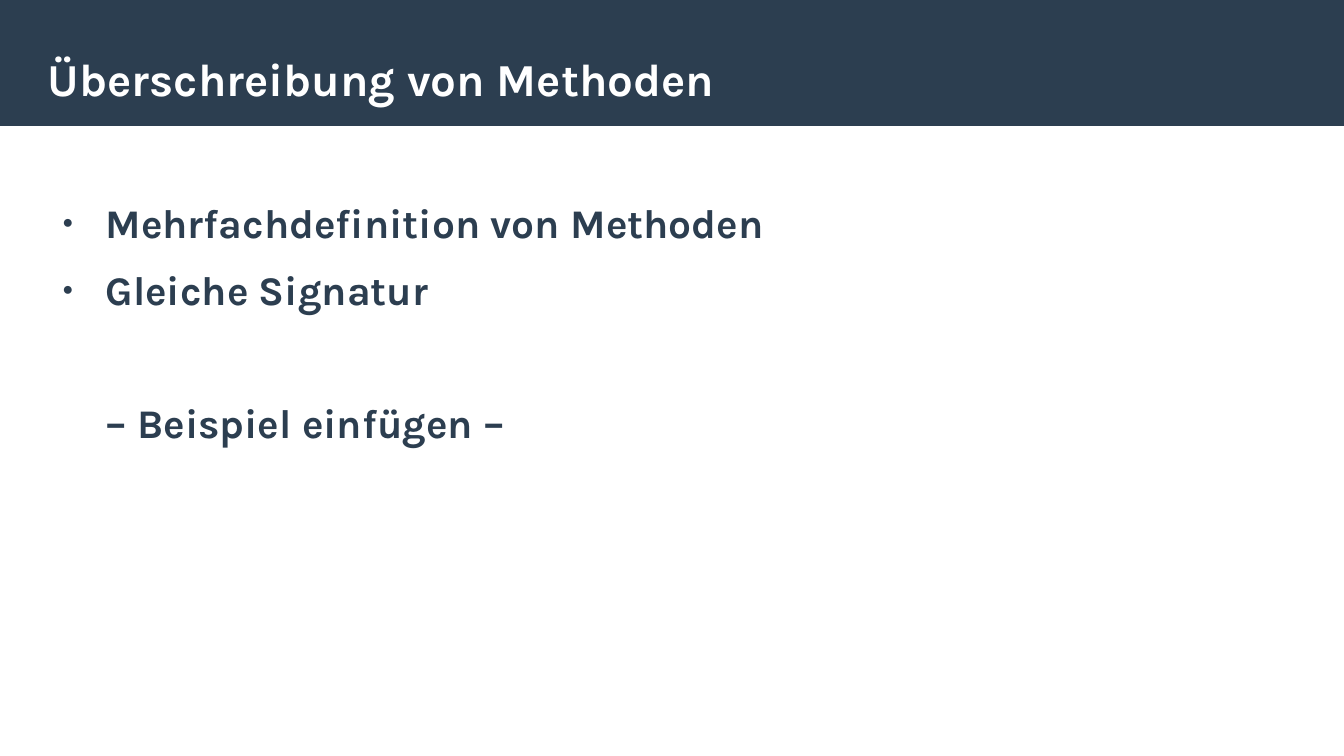
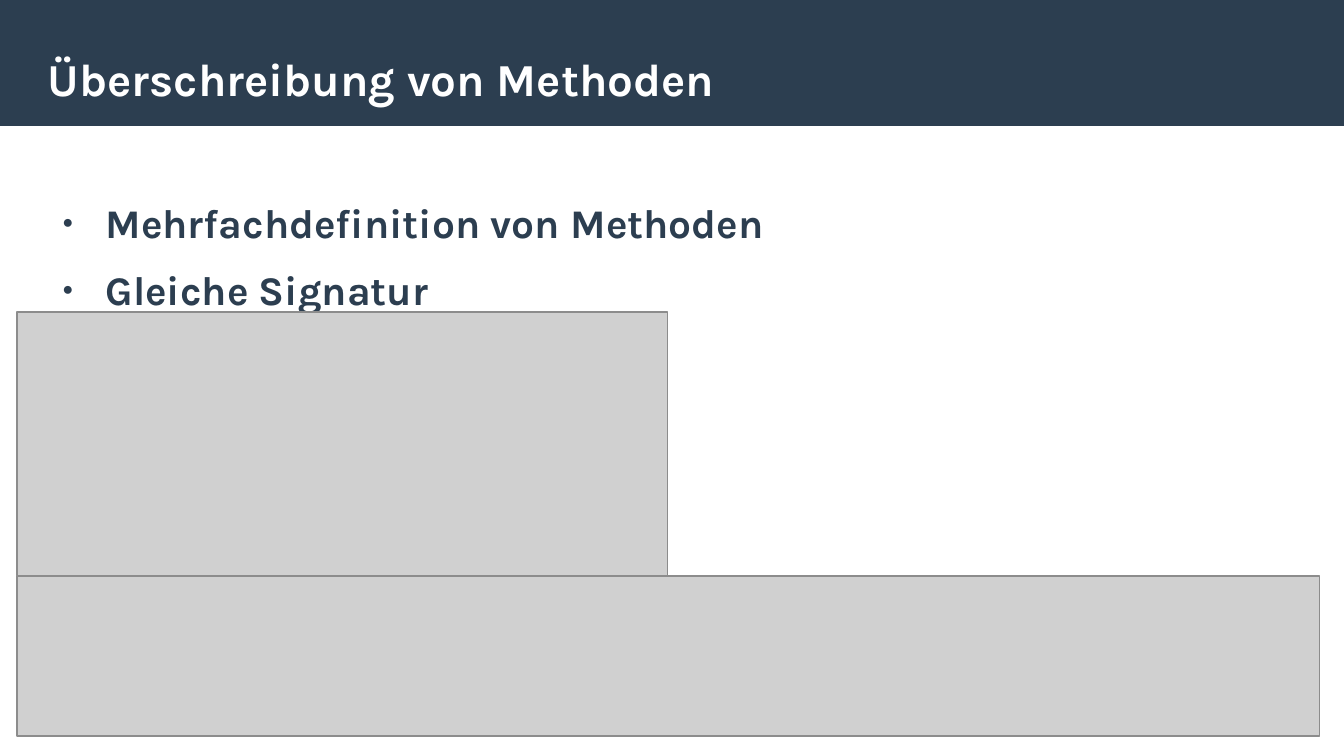
Before and after one commit to jcronenberg/School, a slide deck: slide 5 of csharp/ifa12b/polymorphism/polymorphism.odp (slide 4 before the commit). Drawn at 1344x756 pixels with LibreOffice and Linux fonts; fonts in the diff are those of the drawing; grey boxes stand for pictures. Boxes give left, top, right and bottom in pixels: in the first picture for what was removed or moved away, otherwise in the second. Text is boxed around its words. In the diff, an @@ line names an element or a change of style, - is before the commit and + after.

```diff
--- a/csharp/ifa12b/polymorphism/polymorphism.odp
+++ b/csharp/ifa12b/polymorphism/polymorphism.odp
@@ picture added at <box>17,312,667,577</box> @@
@@ text at <box>137,409,473,448</box>: paragraph removed @@
-– Beispiel einfügen –
@@ picture added at <box>17,576,1321,735</box> @@
```
Also in this commit, not shown: 3 other slides changed, 2 slides added, 1 other file.
